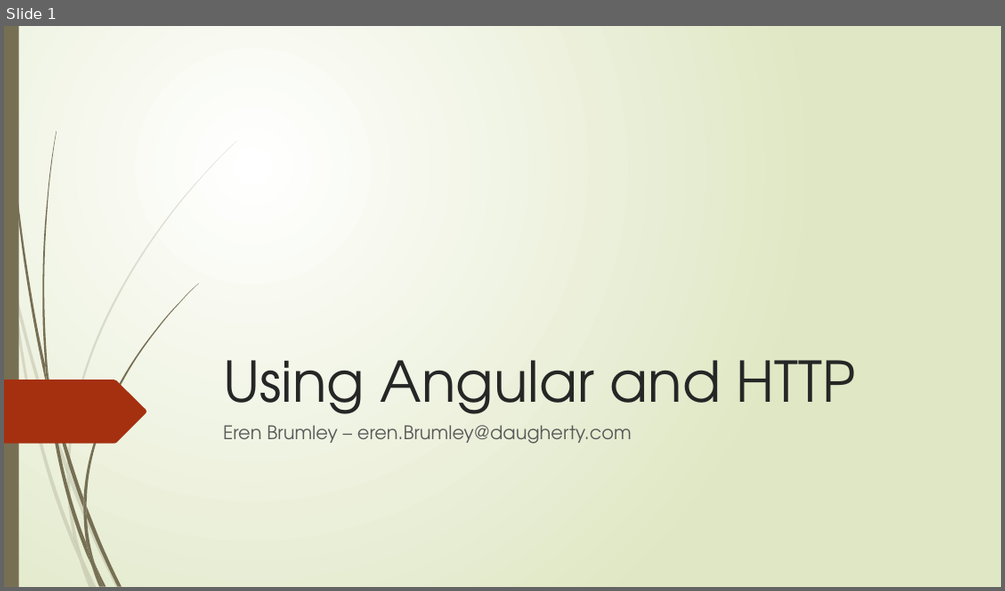
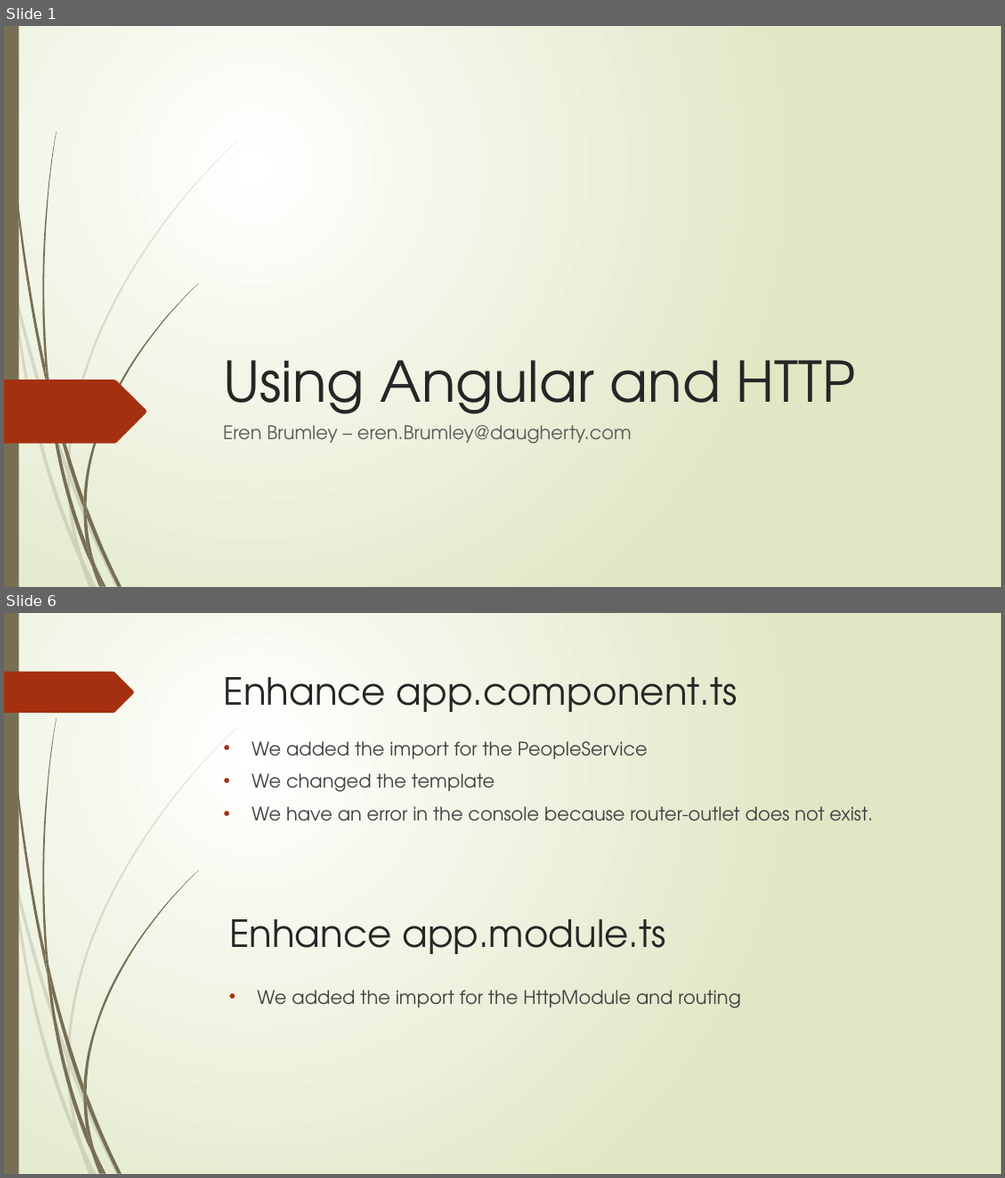
Before and after one commit to ebrumley-dbs/angular-pres, a slide deck: UsingAngularAndHTTP.pptx. Shown one above the other, each under a label of ours: slide 1 before the commit, slides 1 and 6 after it; the slides between them are not shown. The pictures are 1005x591 and 1005x1178 pixels, drawn with LibreOffice and Linux fonts; fonts in the diff are those of the drawing. Boxes give left, top, right and bottom in pixels: in the first picture for what was removed or moved away, otherwise in the second. Text is boxed around its words. In the diff, an @@ line names an element or a change of style, - is before the commit and + after.

```diff
--- a/UsingAngularAndHTTP.pptx
+++ b/UsingAngularAndHTTP.pptx
@@ slide 6 added at (4, 613, 1001, 1174), background gradient #FFFFFF to #DFE8C4; not listed: 23 template elements that a slide beside it also shows @@
@@ freeform shape added at (4, 672, 134, 713), fill #A53010 @@
@@ title added at (224, 677, 737, 712), 36 pt, text #262626 @@
+Enhance app.component.ts
@@ text added at (251, 741, 873, 821), 18 pt, text #404040 @@
+• We added the import for the PeopleService
+• We changed the template
+• We have an error in the console because router-outlet does not exist.
@@ text added at (229, 919, 666, 954), 36 pt, text #262626 @@
+Enhance app.module.ts
@@ text added at (257, 989, 740, 1008), 18 pt, text #404040 @@
+• We added the import for the HttpModule and routing
```
Also in this commit, not shown: 9 other slides added, 1 other file.
